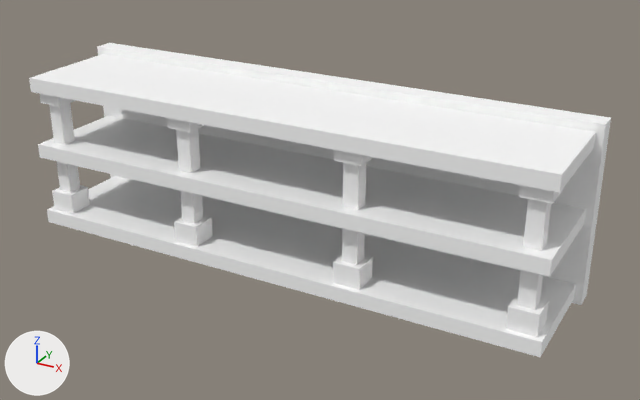
One commit to the glTF model assets/synty/simple_fantasy_interiors/models/SM_Prop_Shelf_01.glb: the scene before it, then after it.
Before and after are seen from a camera (50 mm lens) standing at (0.034, -0.0628, 0.0345) and looking at (0.0022, -0.005, 0.0056). The axes (+X, +Y, +Z) are drawn at lower left. The lights are the same throughout.

Objects in the first picture: 'SM_Prop_Shelf_01'.
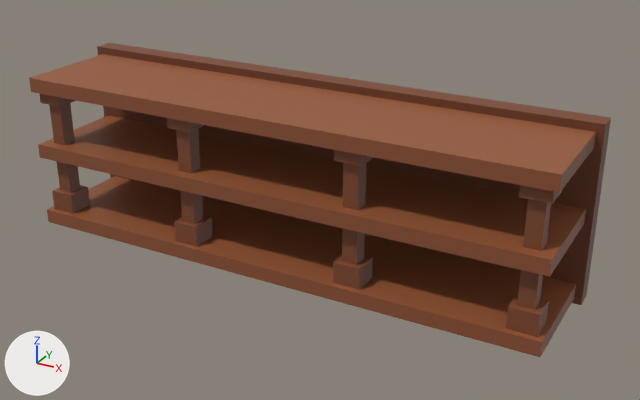
The change, as a diff of the scene's bpy script:
```diff
--- a/assets/synty/simple_fantasy_interiors/models/SM_Prop_Shelf_01.glb.py
+++ b/assets/synty/simple_fantasy_interiors/models/SM_Prop_Shelf_01.glb.py
@@ img_simplefantasyinteriorstexture @@
+img_simplefantasyinteriorstexture = load_image('SimpleFantasyInteriorsTexture', '_unpacked/SimpleFantasyInteriorsTexture', 1024, 1024, 'sRGB')
@@ mat_lambert1 @@
 mat_lambert1 = principled_material('lambert1')
-mat_lambert1.base_color = (1.0, 1.0, 1.0)  # white #ffffff
+mat_lambert1.texture = img_simplefantasyinteriorstexture
 mat_lambert1.roughness = 0.553
```

Boxes (x1, y1, x2, y2) around the edits, measured in the pictures (640 x 400 px):
'SM_Prop_Shelf_01', surface changed (white to brown)
    both: (29, 43, 611, 357)
